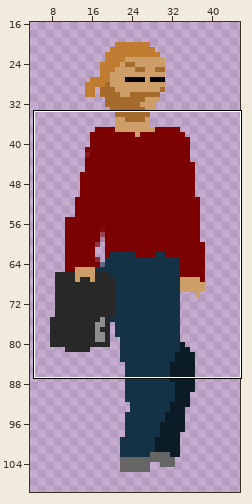
A sprite sheet gets an edit: CatGame/Scenes/Assets/Human/HumanWalking4.png. Above: a wide view before the commit, with the close-up outlined.
Close-up. Earlier state:
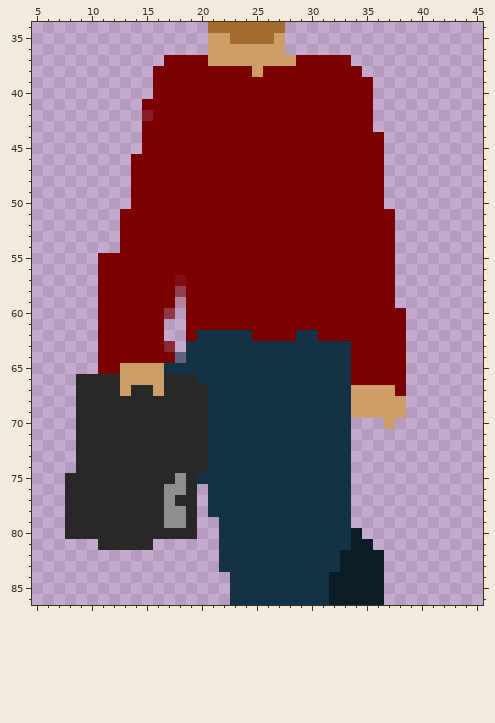
The file is 50x120 pixels. Pixels under 10% opacity are left out. Colours within 5 levels of each other are drawn and written as one. Shown: x 5..45, y 34..86. The wide view leaves out empty margins.
The result:
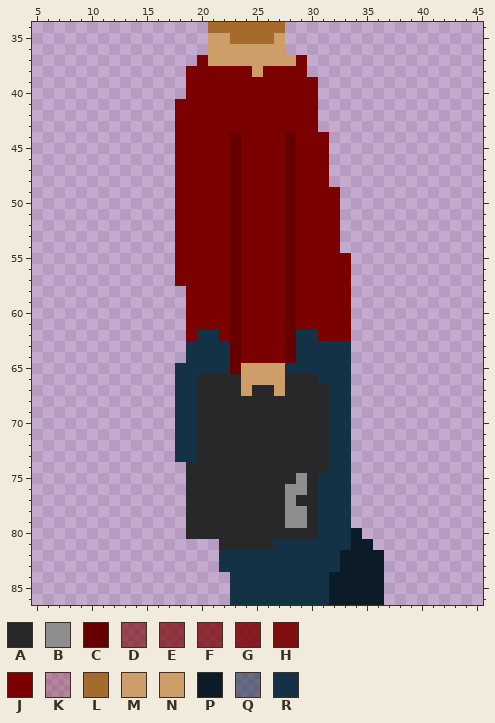
Palette (. is transparent): A #292828  B #8e8e8e  C #660000  D #7b000097  E #7b0000ae  F #7b0000ba  G #7b0000d3  H #7b0000ec  J #7b0000  K #7d000037  L #a46b2c  M #cd9e69f7  N #ce9e69  P #0b1c27  Q #15334588  R #143246
Edits made:
@@ x 5..45 @@
 36 ................NNNNNNN..................
-37 ............JJJJNNNNNNNNJJJJJ............
-38 ...........JJJJJJJJJNJJJJJJJJJ...........
-39 ...........JJJJJJJJJJJJJJJJJJJJ..........
-40 ...........JJJJJJJJJJJJJJJJJJJJ..........
-41 ..........JJJJJJJJJJJJJJJJJJJJJ..........
-42 ..........GJJJJJJJJJJJJJJJJJJJJ..........
-43 ..........JJJJJJJJJJJJJJJJJJJJJ..........
-44 ..........JJJJJJJJJJJJJJJJJJJJJJ.........
-45 ..........JJJJJJJJJJJJJJJJJJJJJJ.........
-46 .........JJJJJJJJJJJJJJJJJJJJJJJ.........
-47 .........JJJJJJJJJJJJJJJJJJJJJJJ.........
-48 .........JJJJJJJJJJJJJJJJJJJJJJJ.........
-49 .........JJJJJJJJJJJJJJJJJJJJJJJ.........
-50 .........JJJJJJJJJJJJJJJJJJJJJJJ.........
-51 ........JJJJJJJJJJJJJJJJJJJJJJJJJ........
-52 ........JJJJJJJJJJJJJJJJJJJJJJJJJ........
-53 ........JJJJJJJJJJJJJJJJJJJJJJJJJ........
-54 ........JJJJJJJJJJJJJJJJJJJJJJJJJ........
-55 ......JJJJJJJJJJJJJJJJJJJJJJJJJJJ........
-56 ......JJJJJJJJJJJJJJJJJJJJJJJJJJJ........
-57 ......JJJJJJJHJJJJJJJJJJJJJJJJJJJ........
-58 ......JJJJJJJDJJJJJJJJJJJJJJJJJJJ........
-59 ......JJJJJJJKJJJJJJJJJJJJJJJJJJJ........
-60 ......JJJJJJE.JJJJJJJJJJJJJJJJJJJJ.......
-61 ......JJJJJJ..JJJJJJJJJJJJJJJJJJJJ.......
-62 ......JJJJJJ..JRRRRRJJJJRRJJJJJJJJ.......
-63 ......JJJJJJF.RRRRRRRRRRRRRRRJJJJJ.......
-64 ......JJJJJJJQRRRRRRRRRRRRRRRJJJJJ.......
-65 ......JJNNNNRRRRRRRRRRRRRRRRRJJJJJ.......
-66 ....AAAANNNNAAARRRRRRRRRRRRRRJJJJJ.......
-67 ....AAAANAANAAAARRRRRRRRRRRRRNNNNJ.......
-68 ....AAAAAAAAAAAARRRRRRRRRRRRRNNNNN.......
-69 ....AAAAAAAAAAAARRRRRRRRRRRRRMNNNN.......
-70 ....AAAAAAAAAAAARRRRRRRRRRRRR...N........
-71 ....AAAAAAAAAAAARRRRRRRRRRRRR............
-72 ....AAAAAAAAAAAARRRRRRRRRRRRR............
-73 ....AAAAAAAAAAAARRRRRRRRRRRRR............
-74 ....AAAAAAAAAAAARRRRRRRRRRRRR............
-75 ...AAAAAAAAAABARRRRRRRRRRRRRR............
-76 ...AAAAAAAAABBA.RRRRRRRRRRRRR............
-77 ...AAAAAAAAABAA.RRRRRRRRRRRRR............
-78 ...AAAAAAAAABBA.RRRRRRRRRRRRR............
-79 ...AAAAAAAAABBA..RRRRRRRRRRRR............
-80 ...AAAAAAAAAAAA..RRRRRRRRRRRRP...........
-81 ......AAAAA......RRRRRRRRRRRRPP..........
+37 ...............JNNNNNNNNJ................
+38 ..............JJJJJJNJJJJ................
+39 ..............JJJJJJJJJJJJ...............
+40 ..............JJJJJJJJJJJJ...............
+41 .............JJJJJJJJJJJJJ...............
+42 .............JJJJJJJJJJJJJ...............
+43 .............JJJJJJJJJJJJJ...............
+44 .............JJJJJCJJJJCJJJ..............
+45 .............JJJJJCJJJJCJJJ..............
+46 .............JJJJJCJJJJCJJJ..............
+47 .............JJJJJCJJJJCJJJ..............
+48 .............JJJJJCJJJJCJJJ..............
+49 .............JJJJJCJJJJCJJJJ.............
+50 .............JJJJJCJJJJCJJJJ.............
+51 .............JJJJJCJJJJCJJJJ.............
+52 .............JJJJJCJJJJCJJJJ.............
+53 .............JJJJJCJJJJCJJJJ.............
+54 .............JJJJJCJJJJCJJJJ.............
+55 .............JJJJJCJJJJCJJJJJ............
+56 .............JJJJJCJJJJCJJJJJ............
+57 .............JJJJJCJJJJCJJJJJ............
+58 ..............JJJJCJJJJCJJJJJ............
+59 ..............JJJJCJJJJCJJJJJ............
+60 ..............JJJJCJJJJCJJJJJ............
+61 ..............JJJJCJJJJCJJJJJ............
+62 ..............JRRJCJJJJCRRJJJ............
+63 ..............RRRRCJJJJCRRRRR............
+64 ..............RRRRCJJJJCRRRRR............
+65 .............RRRRRCNNNNRRRRRR............
+66 .............RRAAAANNNNAAARRR............
+67 .............RRAAAANAANAAAARR............
+68 .............RRAAAAAAAAAAAARR............
+69 .............RRAAAAAAAAAAAARR............
+70 .............RRAAAAAAAAAAAARR............
+71 .............RRAAAAAAAAAAAARR............
+72 .............RRAAAAAAAAAAAARR............
+73 .............RRAAAAAAAAAAAARR............
+74 ..............AAAAAAAAAAAAARR............
+75 ..............AAAAAAAAAABARRR............
+76 ..............AAAAAAAAABBARRR............
+77 ..............AAAAAAAAABAARRR............
+78 ..............AAAAAAAAABBARRR............
+79 ..............AAAAAAAAABBARRR............
+80 ..............AAAAAAAAAAAARRRP...........
+81 .................AAAAARRRRRRRPP..........
 82 .................RRRRRRRRRRRPPPP.........
